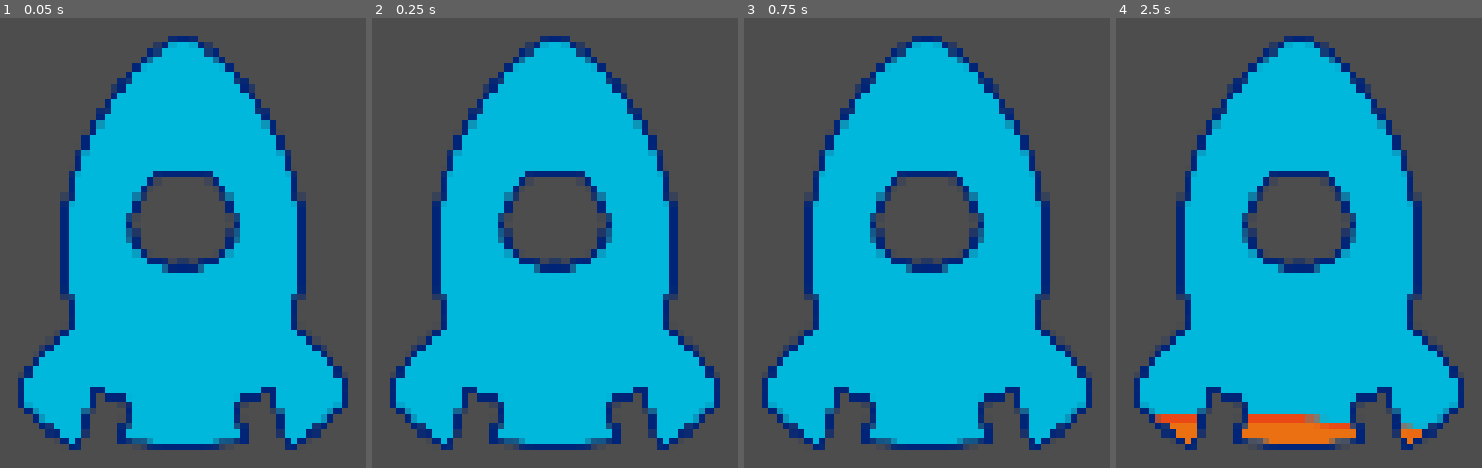
Above: before the commit, frames 1-4 (left to right).
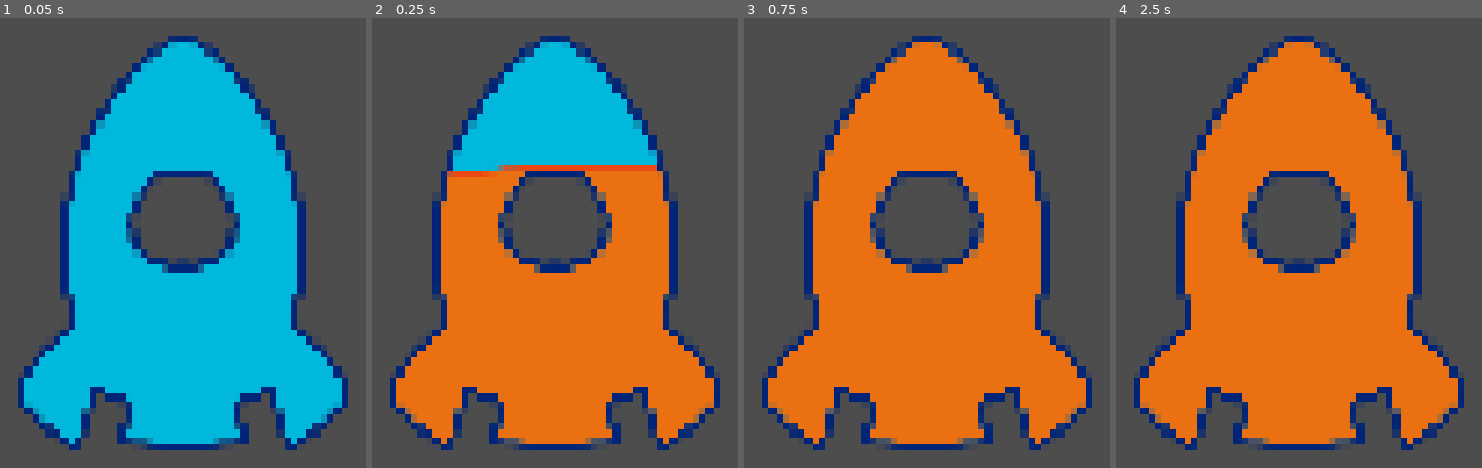
Above: after the commit, the same moments.

Repository: CookieFinder23/YGDA-Fall-Game-Jam-2026
Game: Godot game, scene res://ui/hud/health_bar.tscn
Same seed, same stepped clock (60 frames per second), same inputs: the game is played once before the commit and once after it. This scene is started directly instead of the project's main scene. Sound files missing from this copy of the repository are replaced by a short silence.
Inputs:
- Up to frame 1 (0.05 s): no input
- Up to frame 2 (0.25 s): no input
- Up to frame 3 (0.75 s): hold W (up) from 0.53 s (still down)
- Up to frame 4 (2.5 s): release W (up) at 1.28 s; hold S (down) 1.28-2.03 s; tap Enter at 2 s; hold W (up) from 2.03 s (still down)

Frame 1 is identical in both runs. In frame 2, 33% of the frame differs, in the area x 6-94%, y 32-95%; in frame 3, 44%, in the area x 6-94%, y 5-95%; in frame 4, 42%.

Commit message:
cleaned some stuff up

Diff:
--- a/fall-game-jam-2026/ui/hud/health_bar.gd
+++ b/fall-game-jam-2026/ui/hud/health_bar.gd
@@ -1,21 +1,4 @@
 extends Node2D
-
-var bob = 0
-# Called when the node enters the scene tree for the first time.
-func _ready() -> void:
-	pass # Replace with function body.
-
-
-# Called every frame. 'delta' is the elapsed time since the previous frame.
-func _process(delta: float) -> void:
-	set_health(bob)
-	pass
-
-func _input(event: InputEvent) -> void:
-	if event.is_action_pressed("up"):
-		bob += 1
-	if event.is_action_pressed("down"):
-		bob -= 1
 
 func set_health(health: int):
 	if health > 5:
--- a/fall-game-jam-2026/ui/hud/health_bar_wave.gd
+++ b/fall-game-jam-2026/ui/hud/health_bar_wave.gd
@@ -4,9 +4,8 @@
 
 func _ready() -> void:
 	position.x = -360
+	position.y = 600 #for like a cool start up thingy but can change to 0 if it looks bad
 
-
-# Called every frame. 'delta' is the elapsed time since the previous frame.
 func _process(delta: float) -> void:
 	position.x += 2
 	if(position.x > 360):
